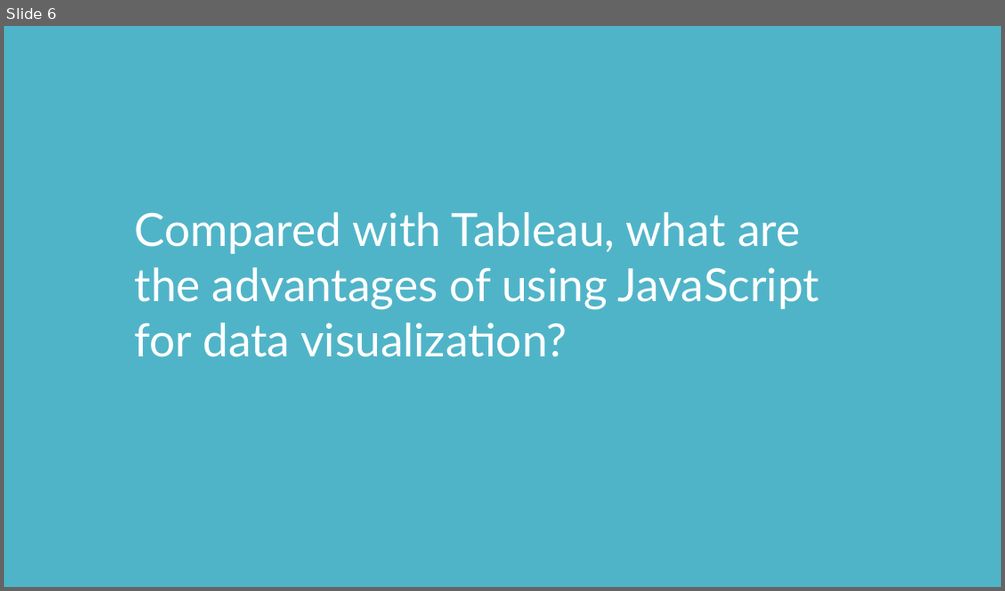
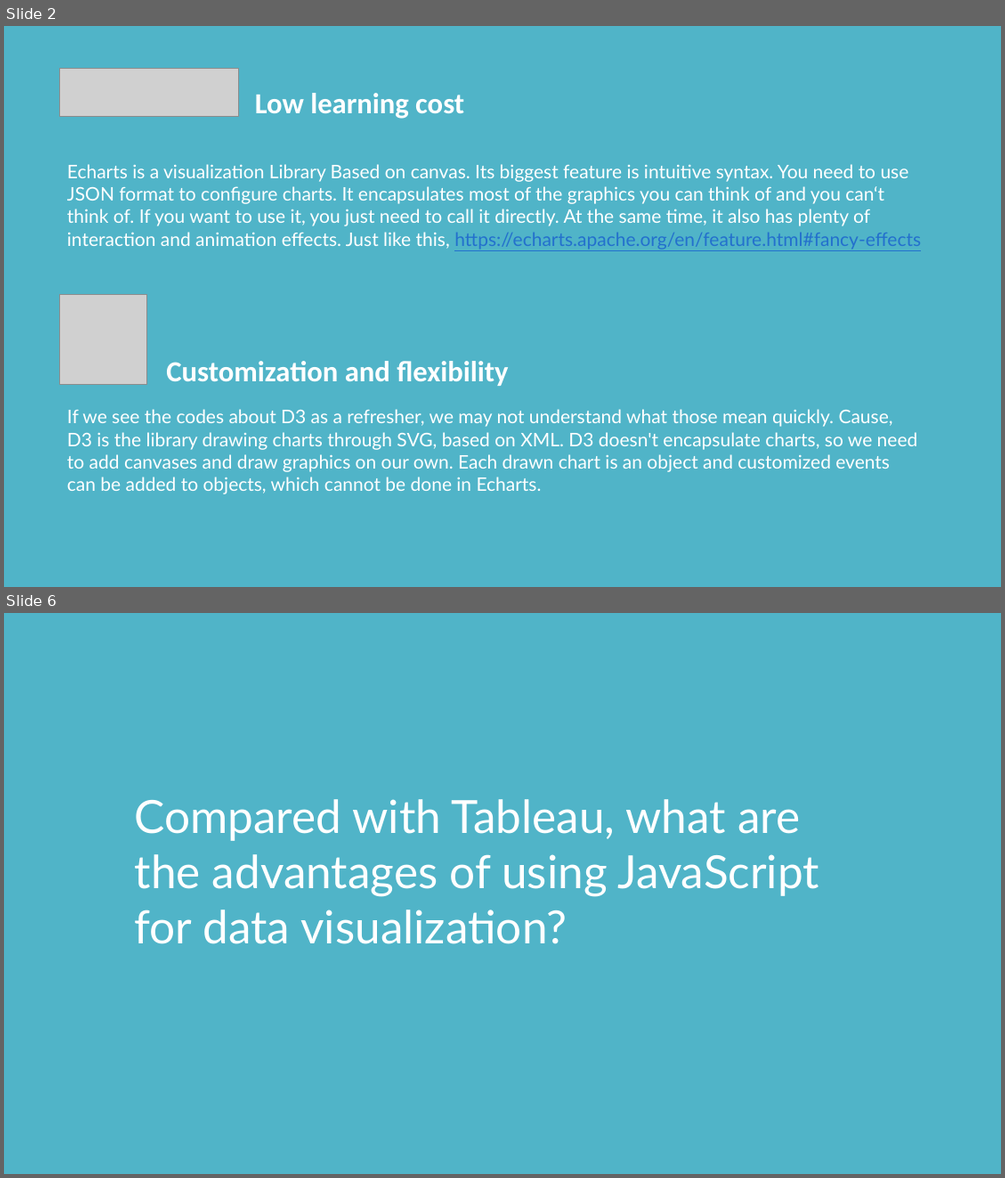
Before and after one commit to Raynham/javascript-presentation, a slide deck: Intro-2Vis-libraries.pptx. Shown one above the other, each under a label of ours: slide 6 before the commit, slides 2 and 6 after it; the slides between them are not shown. The pictures are 1005x591 and 1005x1178 pixels, drawn with LibreOffice and Linux fonts; fonts in the diff are those of the drawing; grey boxes stand for pictures. Boxes give left, top, right and bottom in pixels: in the first picture for what was removed or moved away, otherwise in the second. Text is boxed around its words. In the diff, an @@ line names an element or a change of style, - is before the commit and + after.

```diff
--- a/Intro-2Vis-libraries.pptx
+++ b/Intro-2Vis-libraries.pptx
@@ slide 2 added at (x1=4, y1=26, x2=1001, y2=587), background #50B4C8 @@
@@ picture added at (x1=60, y1=69, x2=240, y2=117) @@
@@ text added at (x1=255, y1=93, x2=464, y2=119), 28 pt, text #FFFFFF, bold @@
+Low learning cost
@@ text added at (x1=67, y1=164, x2=921, y2=249), 18 pt, text #FFFFFF @@
+Echarts is a visualization Library Based on canvas. Its biggest feature is intuitive syntax. You need to use JSON format to configure charts. It encapsulates most of the graphics you can think of and you can‘t think of. If you want to use it, you just need to call it directly. At the same time, it also has plenty of interaction and animation effects. Just like this, https://echarts.apache.org/en/feature.html#fancy-effects
@@ picture added at (x1=60, y1=295, x2=146, y2=384) @@
@@ text added at (x1=166, y1=361, x2=508, y2=386), 28 pt, text #FFFFFF, bold @@
+Customization and flexibility
@@ text added at (x1=67, y1=409, x2=918, y2=494), 18 pt, text #FFFFFF @@
+If we see the codes about D3 as a refresher, we may not understand what those mean quickly. Cause, D3 is the library drawing charts through SVG, based on XML. D3 doesn't encapsulate charts, so we need to add canvases and draw graphics on our own. Each drawn chart is an object and customized events can be added to objects, which cannot be done in Echarts.
```
Also in this commit, not shown: 4 slides changed, 1 other slide added, 1 slide removed, 3 other files.
